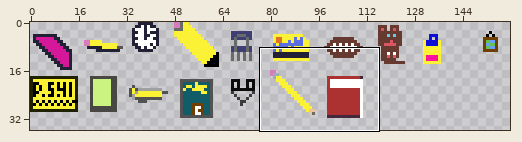
Two states of a pixel-art file, aseprite_art/objects.aseprite. The first picture is a wide view before the edit; the outline marks the close-up.
Close-up. Before:
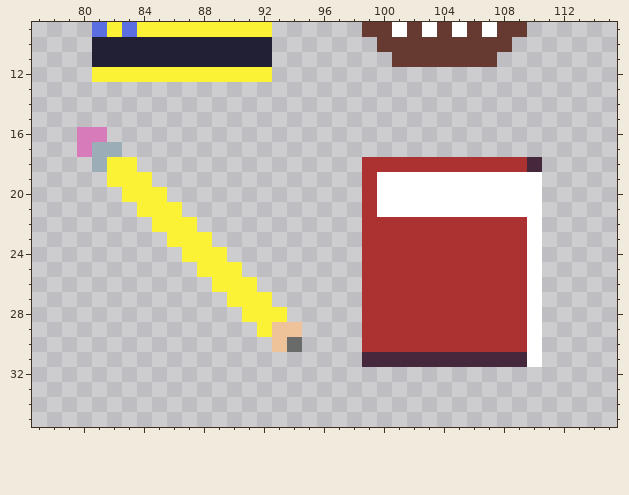
160x160 pixels, 1 frame. Colours within 5 levels of each other are drawn and written as one. Shown: x 77..115, y 9..35. The wide view leaves out empty margins.
After:
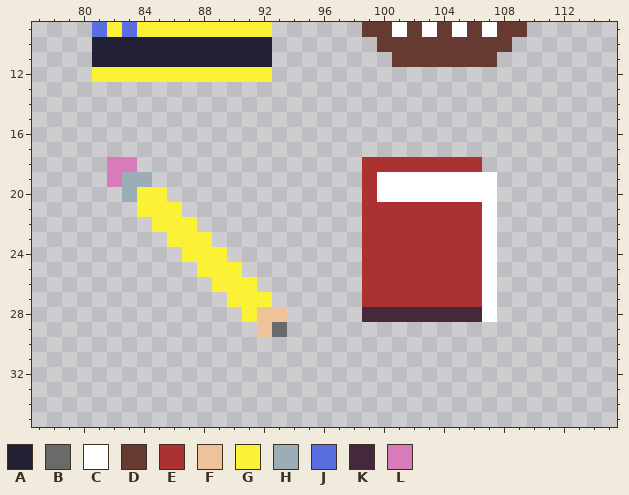
Palette (. is transparent): A #222034  B #696a6a  C #ffffff  D #663931  E #ac3232  F #eec39a  G #fbf236  H #9badb7  J #5b6ee1  K #45283c  L #d77bba
Difference:
Changed rows in their new state; - is an unchanged pixel.
first column x 80:
16 ..-----------------------------
17 ...----------------------------
18 -.LL-----------------------....
19 --LHH-----------------------...
20 ---H------------------------...
21 --------------------EEEEEEE-...
22 ---------------------------C...
23 ---------------------------C...
24 ---------------------------C...
25 ---------------------------C...
26 ---------------------------C...
27 ---------------------------C...
28 ------------FF-----KKKKKKKKC...
29 ------------FB.----............
30 -------------..----............
31 -------------------............
Boxes around the changes in both close-ups, in picture pixels (x1, y1, x2, y2):
changed: (77, 127, 152, 202)
changed: (362, 157, 542, 367)
changed: (257, 307, 302, 352)
